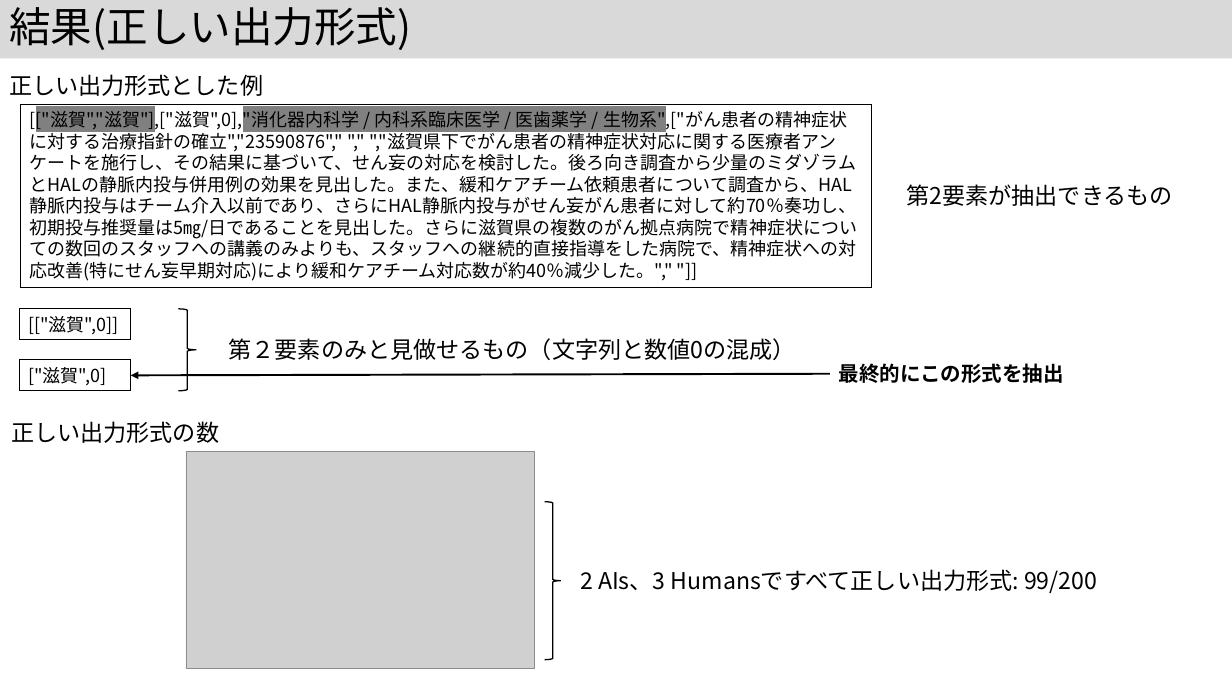
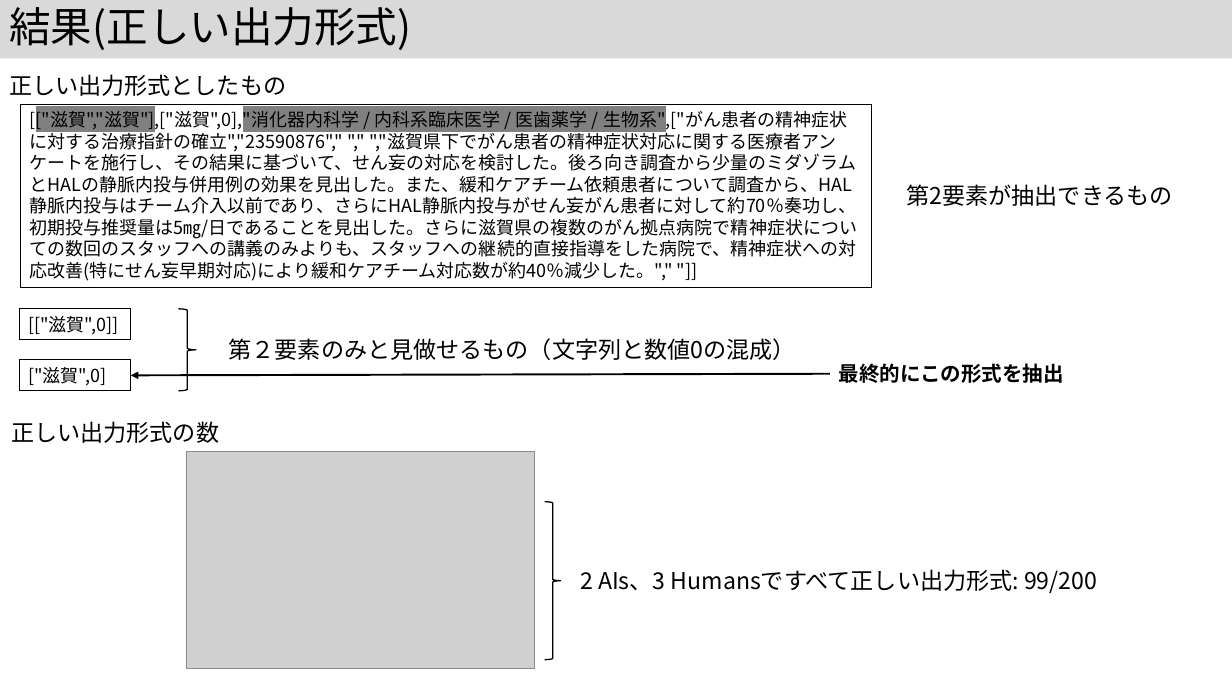
Before and after one commit to kouamano/nihongo-region-name-extract, a slide deck: slide 14 of jsik2026taikai_rev.pptx. Drawn at 1232x693 pixels with LibreOffice and Linux fonts; fonts in the diff are those of the drawing; grey boxes stand for pictures. Boxes give left, top, right and bottom in pixels: in the first picture for what was removed or moved away, otherwise in the second. Text is boxed around its words. In the diff, an @@ line names an element or a change of style, - is before the commit and + after.

```diff
--- a/jsik2026taikai_rev.pptx
+++ b/jsik2026taikai_rev.pptx
@@ text at (9,74,286,96): text changed @@
-正しい出力形式とした例
+正しい出力形式としたもの
```
Also in this commit, not shown: 5 other slides changed.
